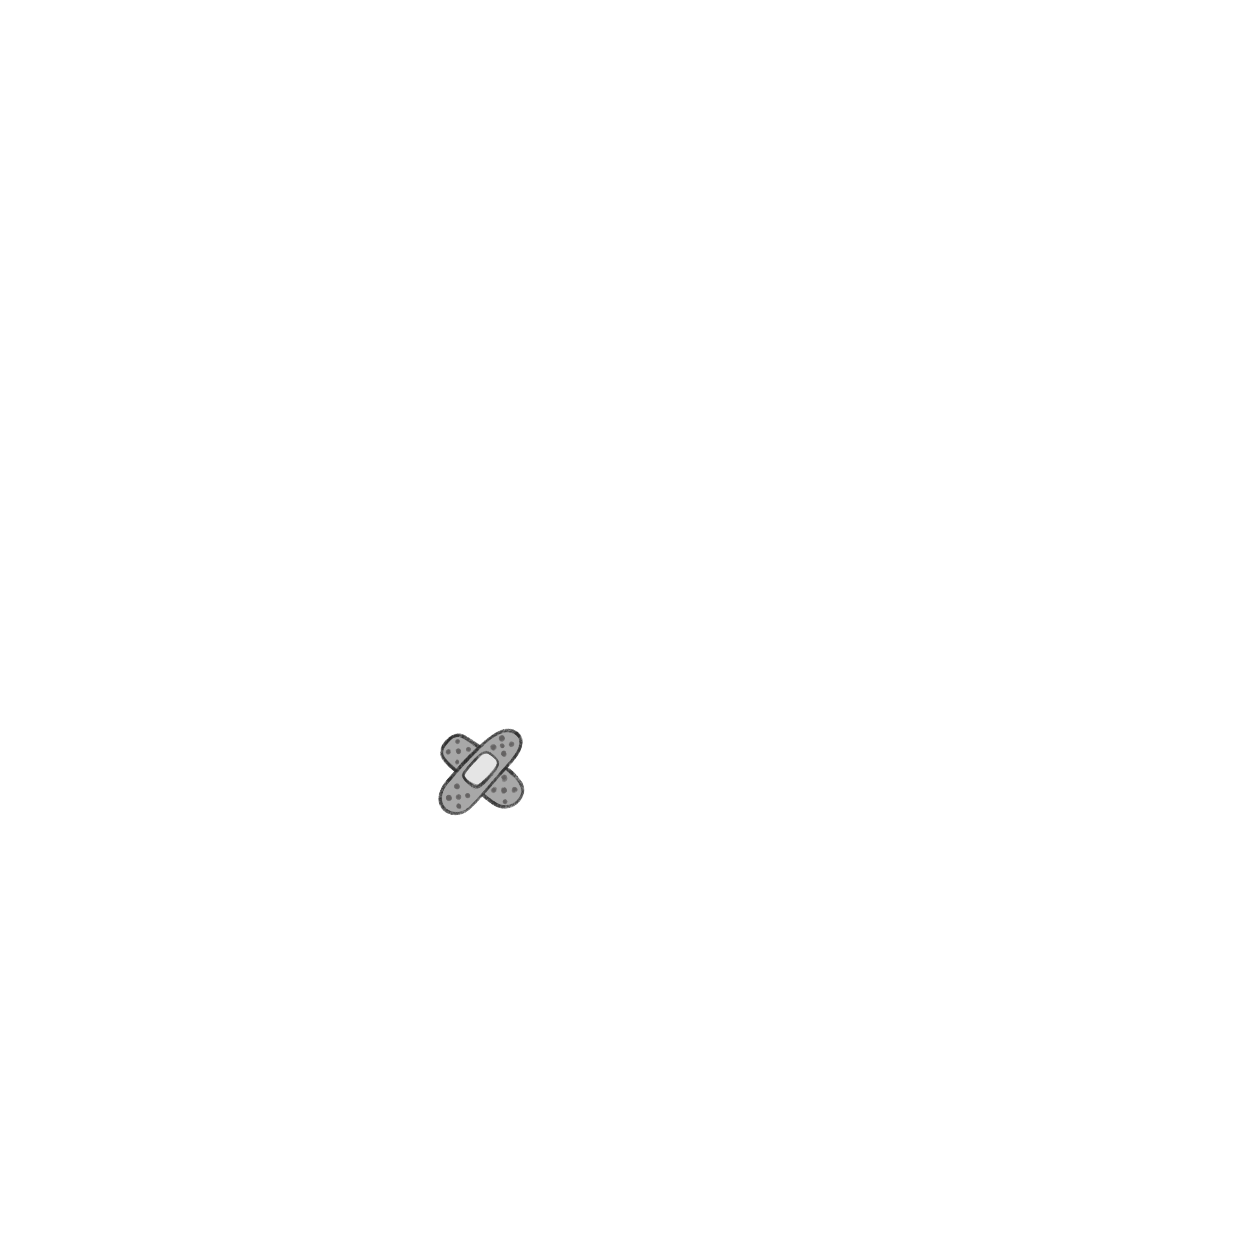
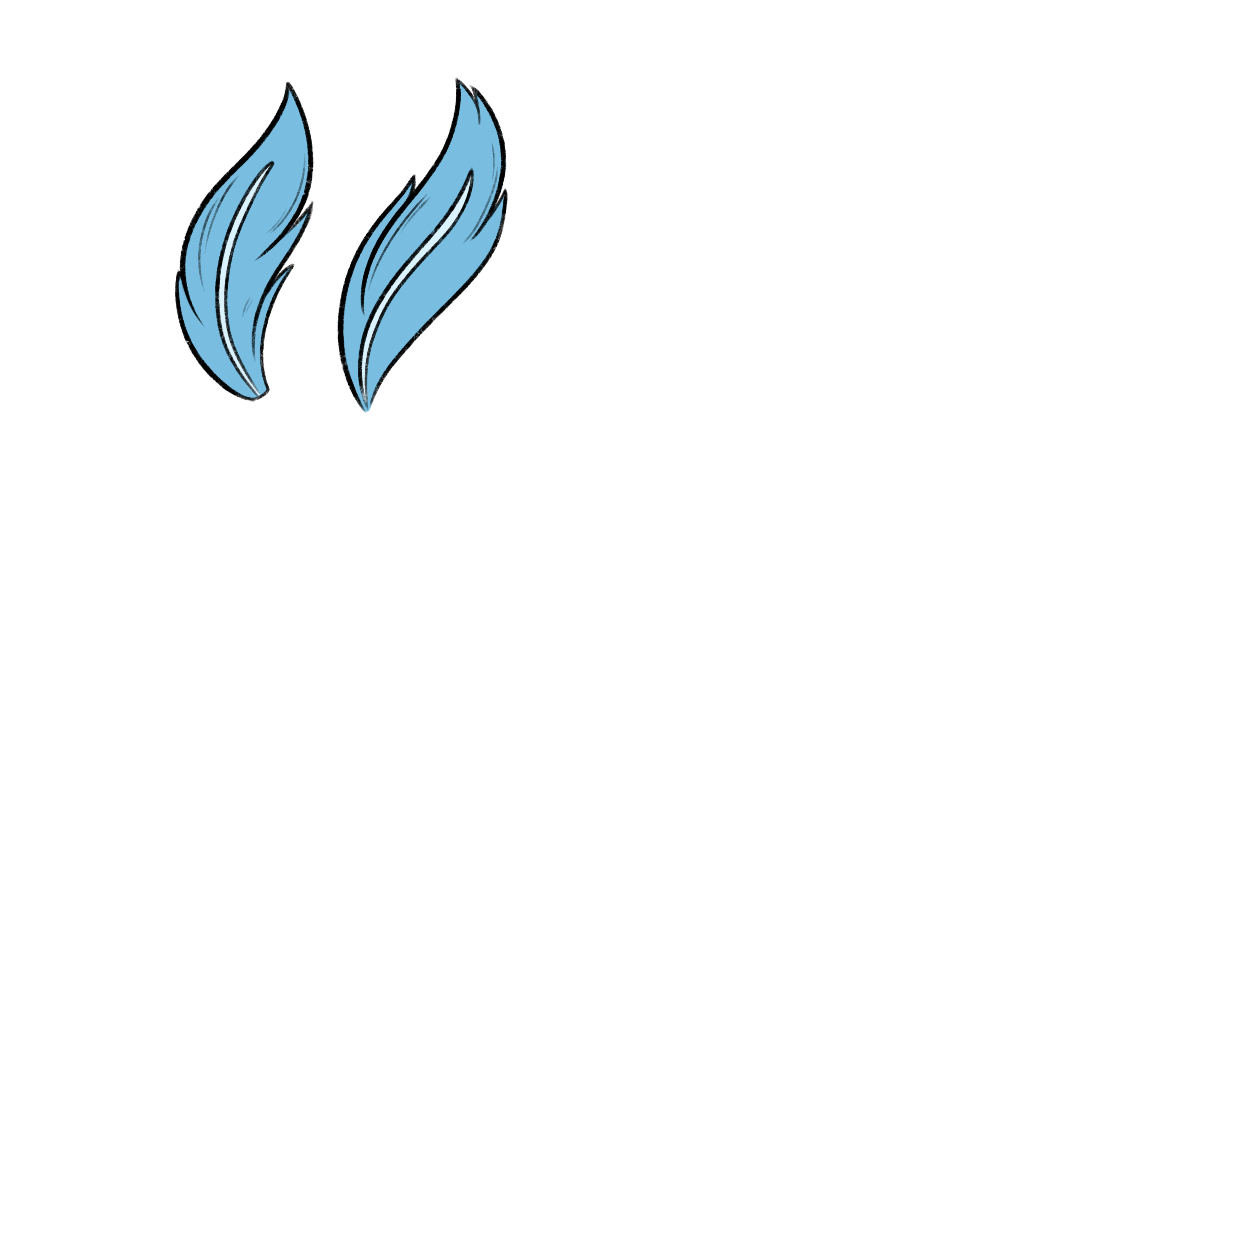
Layer changes from the first w=1250, h=1250 image to the second:
added group "MothFluff" with 8 layers above "Clothes Bottom" over bbox(175, 76, 508, 413)
added group "Back" with 3 layers in group "MothFluff" over bbox(175, 81, 314, 402)
added layer "Layer160" in group "Back" over bbox(175, 81, 314, 402)
added layer "Layer159" in group "Back" over bbox(217, 162, 273, 397)
added layer "Layer158" in group "Back" over bbox(176, 88, 311, 401)
added group "Front" with 3 layers in group "MothFluff" over bbox(337, 76, 508, 413)
added layer "Layer157" in group "Front" over bbox(337, 76, 508, 413)
added layer "Layer156" in group "Front" over bbox(359, 172, 474, 404)
added layer "Layer155" in group "Front" over bbox(340, 81, 508, 413)
hid group "Clothes Bottom" (24 layers) over bbox(210, 211, 525, 816)
hid group "Bandaid 4" (5 layers) over bbox(438, 728, 525, 816)
painted on "Layer 94" (2nd of 5, in "Clothes Bottom" › "Bandaids" › "Bandaid 4") over bbox(438, 728, 525, 816)
hid "Layer152", painted on it over bbox(463, 753, 498, 787)
painted on "Layer 96" (2nd of 5, in "Clothes Bottom" › "Bandaids" › "Bandaid 4") over bbox(445, 735, 518, 810)
painted on "Layer 93" (2nd of 5, in "Clothes Bottom" › "Bandaids" › "Bandaid 4") over bbox(438, 729, 525, 815)